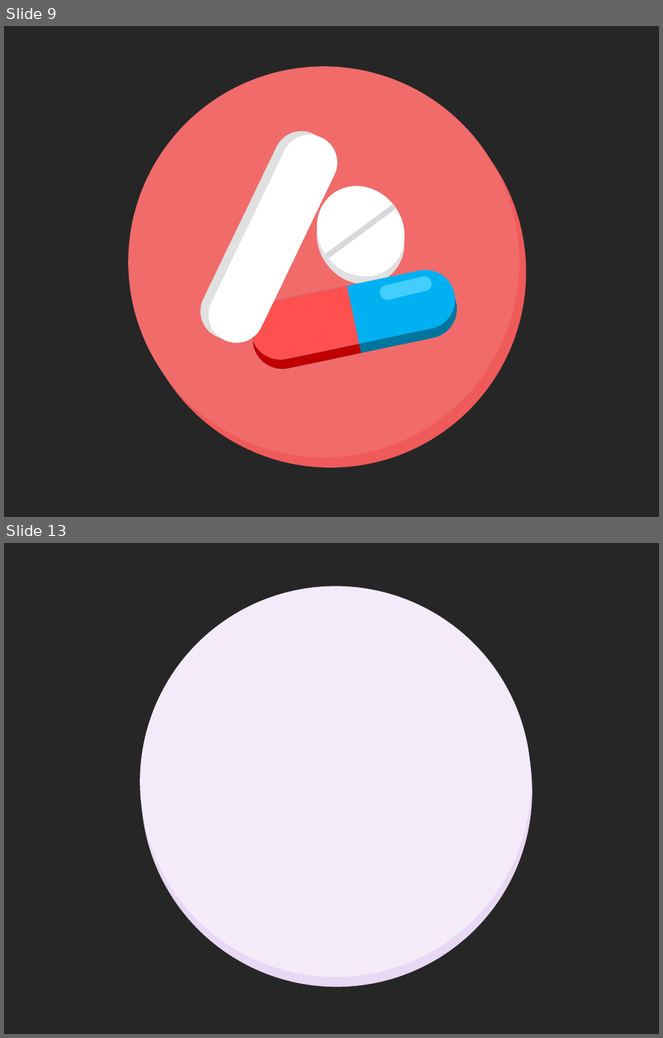
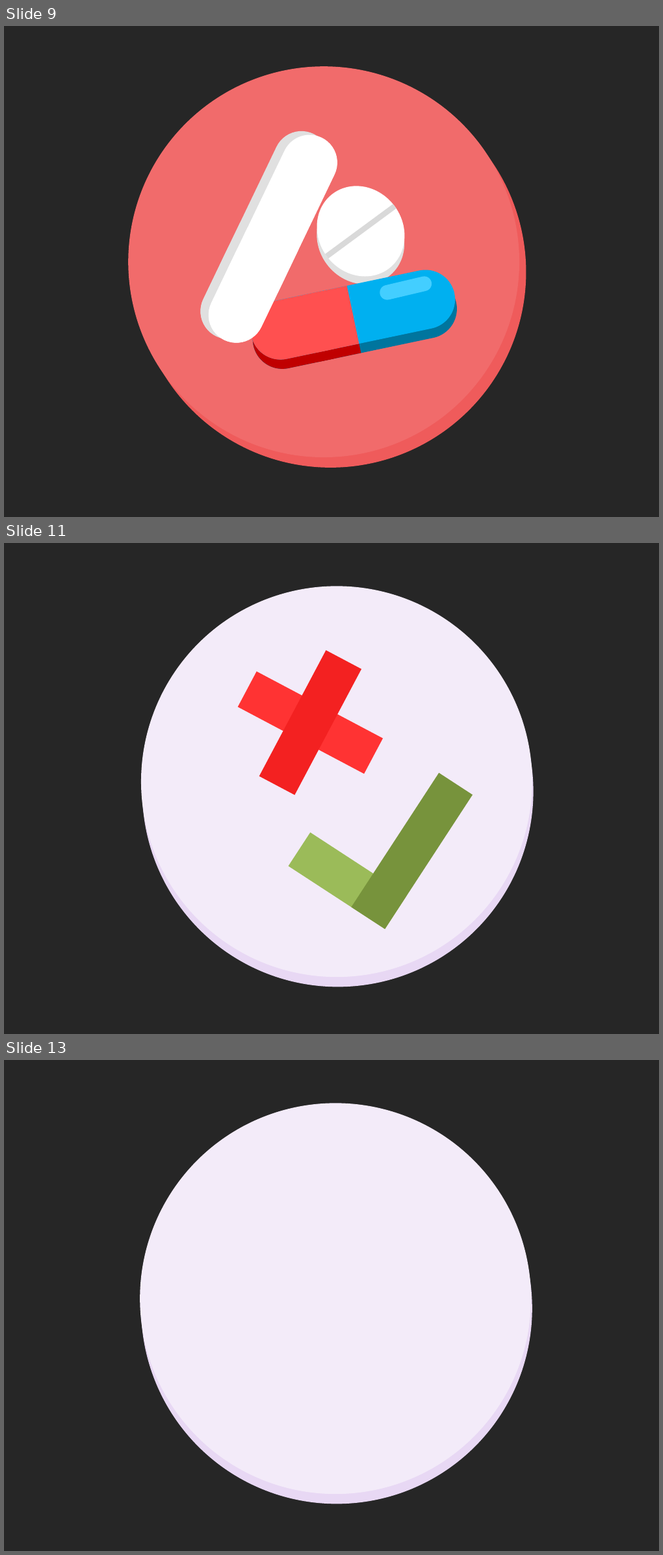
Before and after one commit to gustavogitzel/Discussex, a slide deck: Rascunhos/Logo - PP2.pptx. Shown one above the other, each under a label of ours: slides 9 and 13 before the commit, slides 9, 11 and 13 after it; the slides between them are not shown. The pictures are 663x1038 and 663x1555 pixels, drawn with LibreOffice and Linux fonts; fonts in the diff are those of the drawing. Boxes give left, top, right and bottom in pixels: in the first picture for what was removed or moved away, otherwise in the second. Text is boxed around its words. In the diff, an @@ line names an element or a change of style, - is before the commit and + after.

```diff
--- a/Rascunhos/Logo - PP2.pptx
+++ b/Rascunhos/Logo - PP2.pptx
@@ slide 11 added at bbox=[4, 543, 659, 1034], background #262626 @@
@@ ellipse added at bbox=[141, 587, 532, 977], fill #F3EBF9 @@
@@ ellipse added at bbox=[142, 596, 533, 987], fill #E8D8F4 @@
@@ rectangle added at bbox=[259, 650, 362, 795], fill #F32121 @@
@@ rectangle added at bbox=[238, 672, 383, 774], fill #FF3333 @@
@@ rectangle added at bbox=[351, 773, 473, 929], fill #77933C @@
@@ rectangle added at bbox=[289, 833, 407, 929], fill #9BBB59 @@
```
Also in this commit, not shown: 2 other slides added, 3 slides removed, 3 other files.
